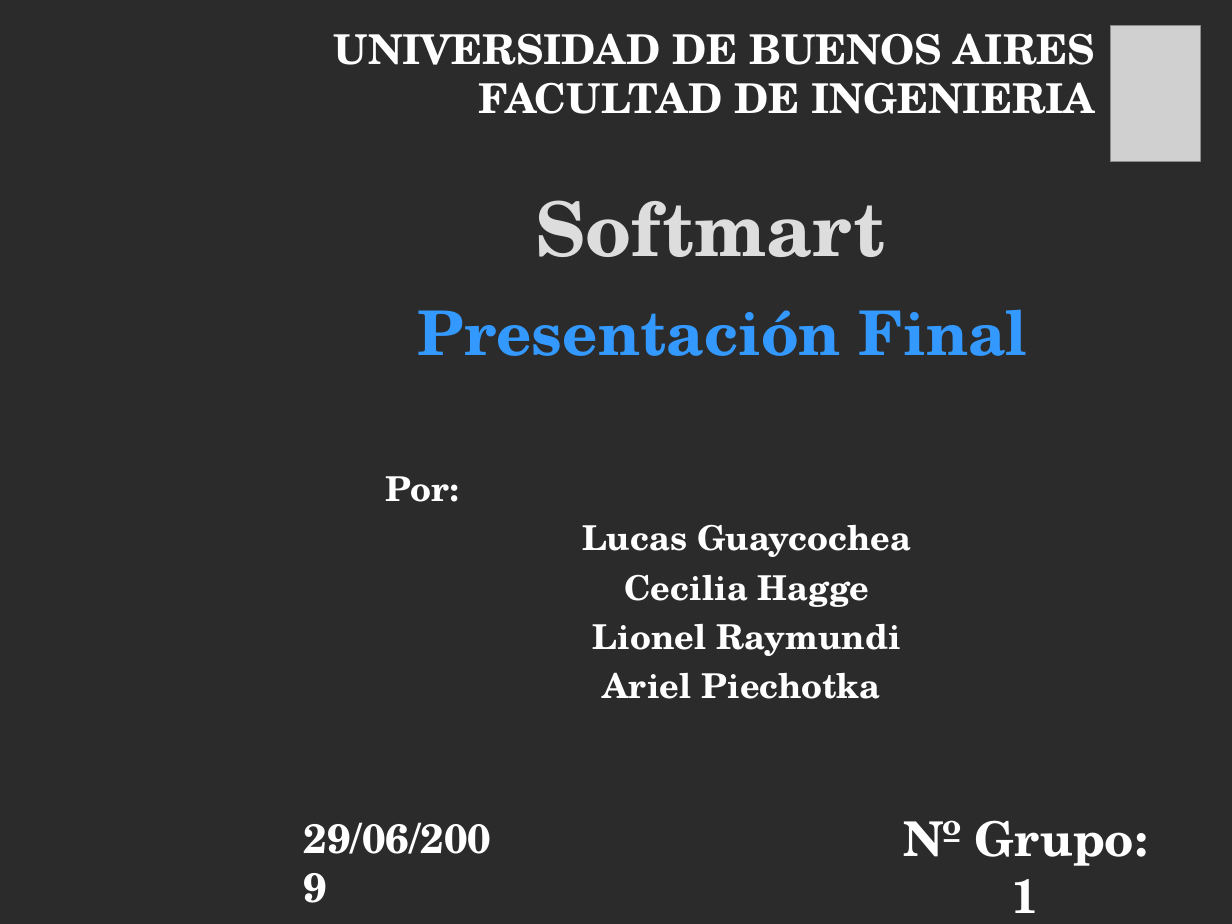
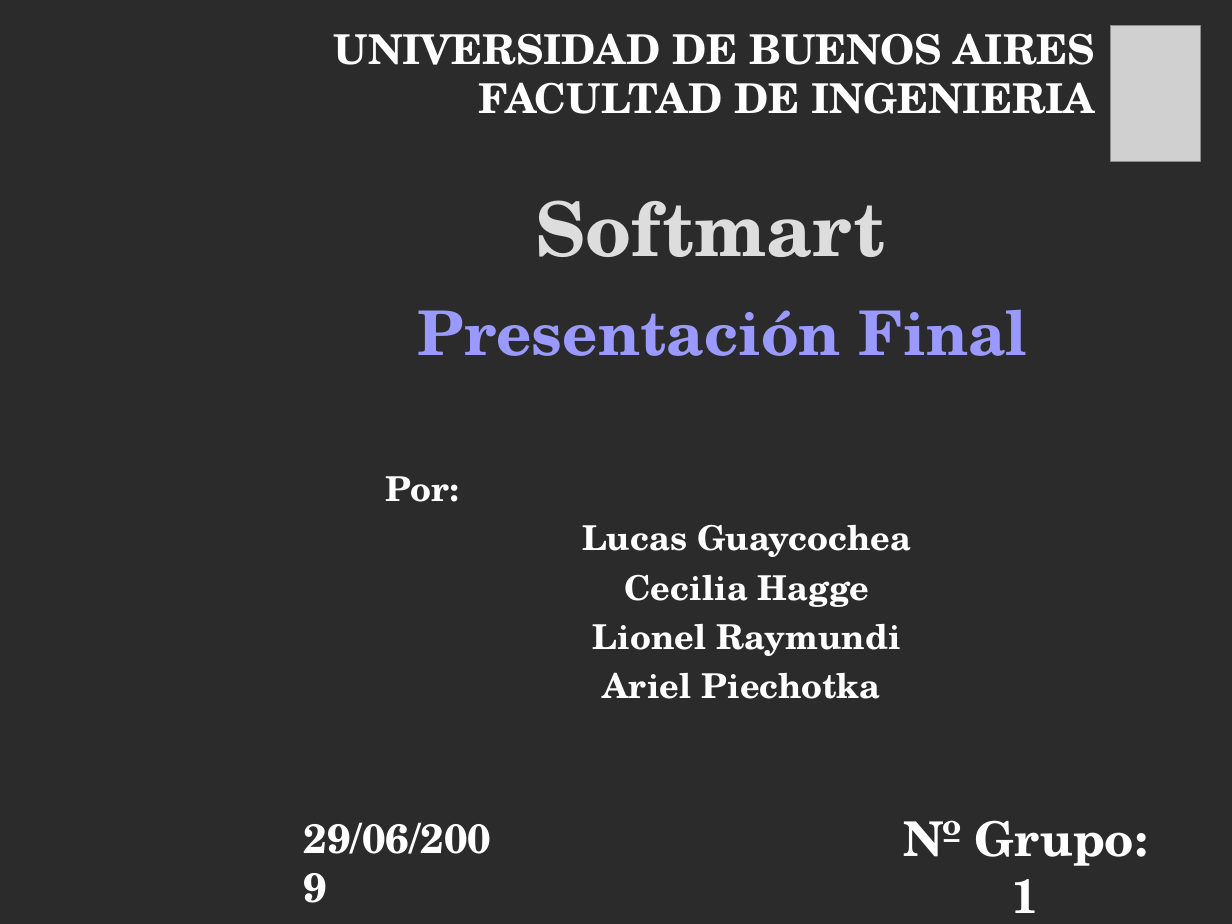
Before and after one commit to emmanuelfls371/softmart7547, a slide deck: slide 1 of docs/CarpetaEntrega/PresFinal.ppt. Drawn at 1232x924 pixels with LibreOffice and Linux fonts; fonts in the diff are those of the drawing; grey boxes stand for pictures; background and template pictures are left out; a plain dark background stands for a picture behind light text. Boxes give left, top, right and bottom in pixels: in the first picture for what was removed or moved away, otherwise in the second. Text is boxed around its words. In the diff, an @@ line names an element or a change of style, - is before the commit and + after.

```diff
--- a/docs/CarpetaEntrega/PresFinal.ppt
+++ b/docs/CarpetaEntrega/PresFinal.ppt
@@ text "Presentación Final" at <box>418,309,1028,356</box>: text colour #3399FF to #9999FF @@
```
Also in this commit, not shown: 9 other slides changed.
